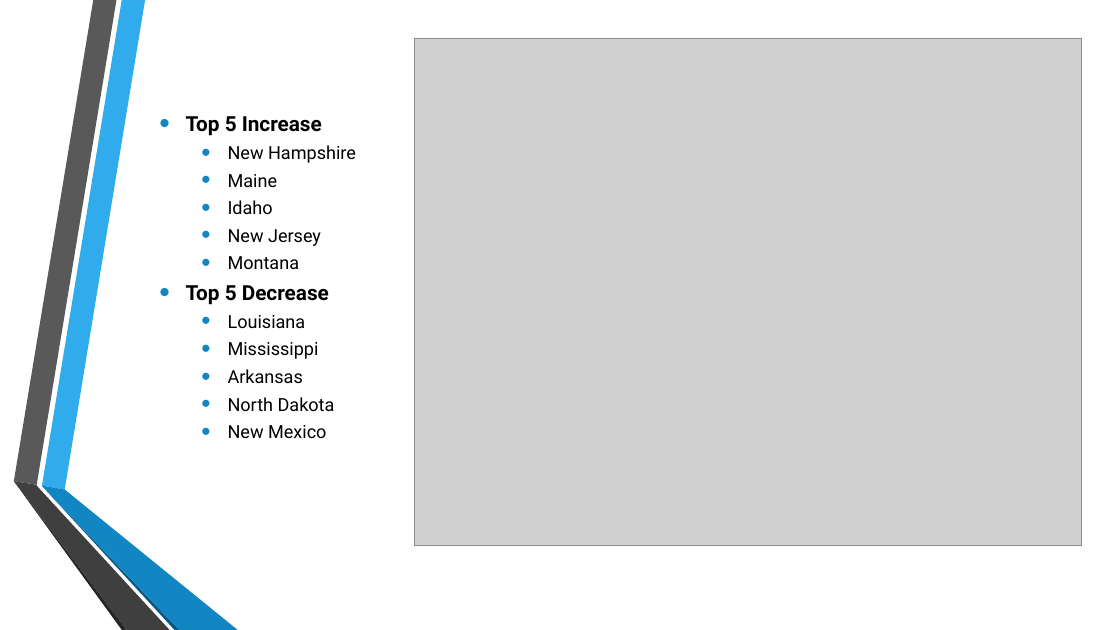
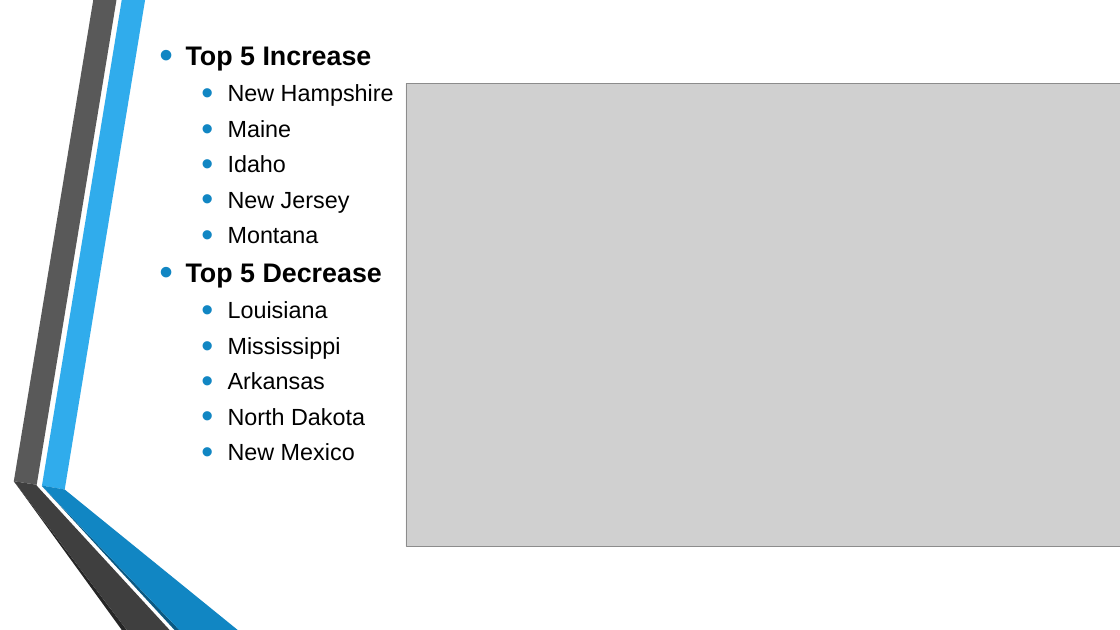
Before and after one commit to josephlomas/Project1_GroupRepo, a slide deck: slide 7 of Real Estate EDA.pptx. Drawn at 1120x630 pixels with LibreOffice and Linux fonts; fonts in the diff are those of the drawing; grey boxes stand for pictures. Boxes give left, top, right and bottom in pixels: in the first picture for what was removed or moved away, otherwise in the second. Text is boxed around its words. In the diff, an @@ line names an element or a change of style, - is before the commit and + after.

```diff
--- a/Real Estate EDA.pptx
+++ b/Real Estate EDA.pptx
@@ text "Top 5 Increase": place and size @@
-text "Top 5 Increase" at [186, 116, 356, 438]
+text "Top 5 Increase" at [186, 46, 394, 461]
@@ text "Top 5 Increase" at [186, 46, 394, 461]: size 17.8 to 23 pt in "Top 5 Increase", "Top 5 Decrease"; font Roboto to Arial; size 15.5 to 20 pt in "New Hampshire", "Maine", "Idaho", "New Jersey" and 6 more places; line spacing 0.8 to 0.9; vertical alignment middle to top @@
@@ picture: place and size @@
-picture at [415, 39, 1082, 546]
+picture at [406, 83, 1120, 546]
```
Also in this commit, not shown: 10 other slides changed, 3 slides added, 3 slides removed, 1 other file.
